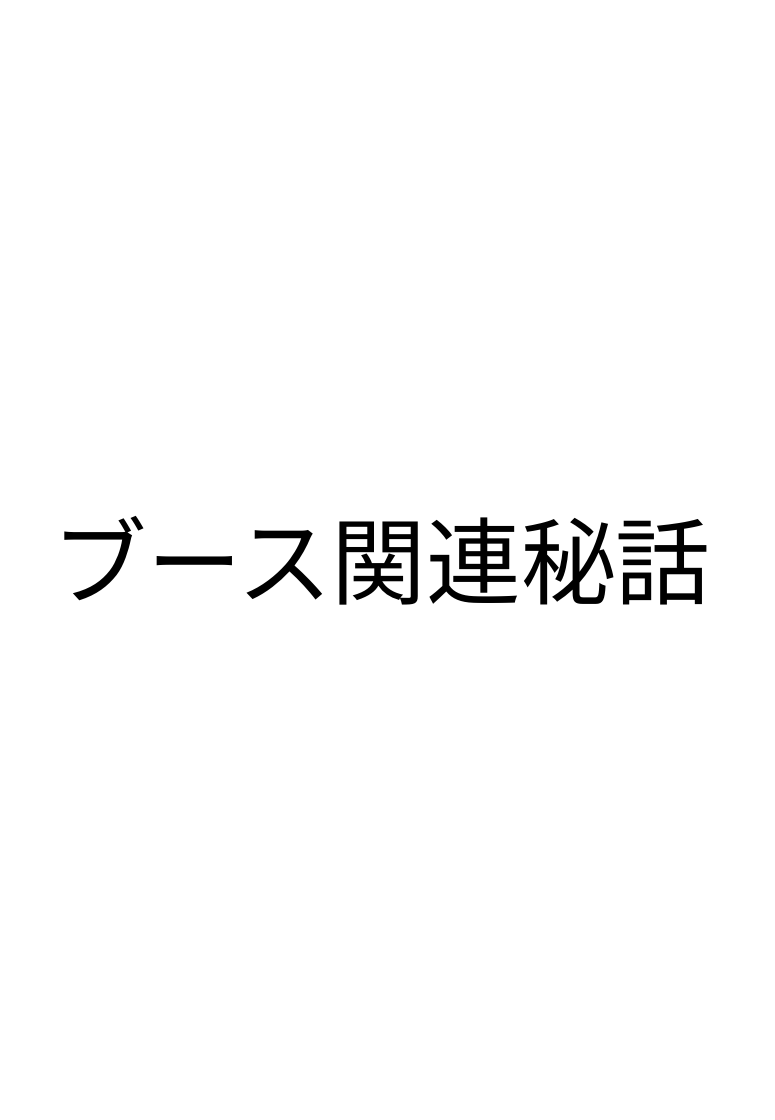
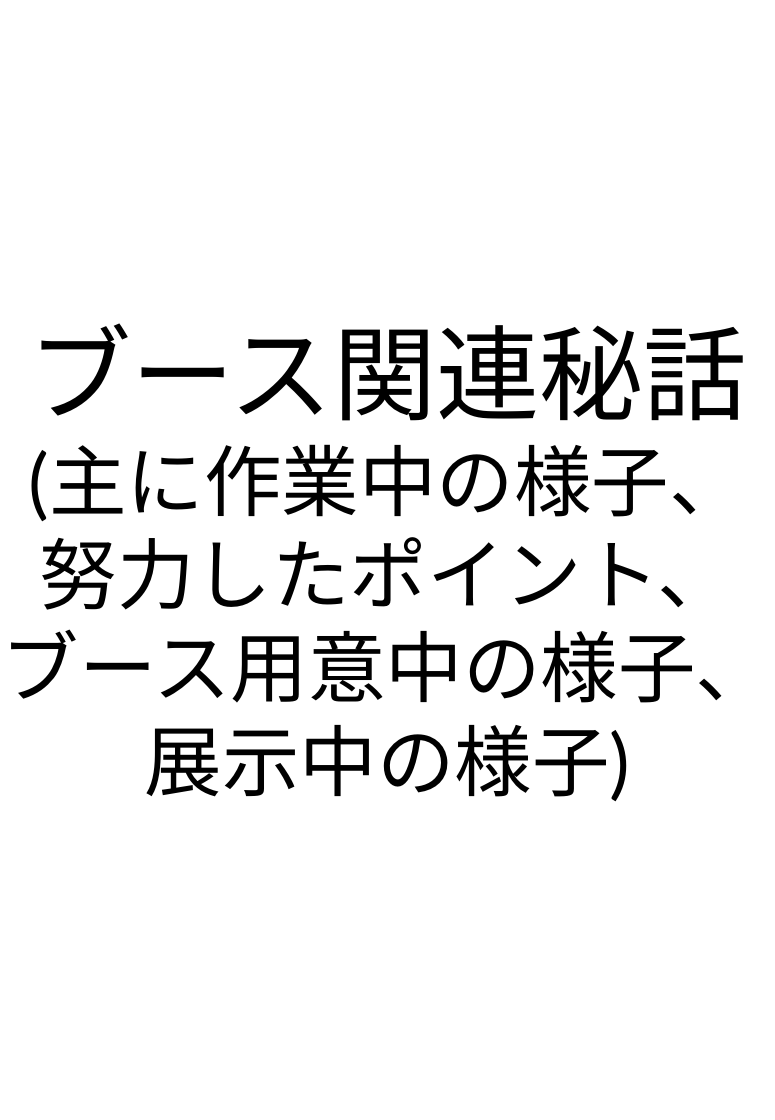
Before and after one commit to RitsukiObara/GraduationTeam, a slide deck: slide 11 of 07_Archive/Archive.pptx. Drawn at 775x1120 pixels with LibreOffice and Linux fonts; fonts in the diff are those of the drawing. Boxes give left, top, right and bottom in pixels: in the first picture for what was removed or moved away, otherwise in the second. Text is boxed around its words. In the diff, an @@ line names an element or a change of style, - is before the commit and + after.

```diff
--- a/07_Archive/Archive.pptx
+++ b/07_Archive/Archive.pptx
@@ text "ブース関連秘話": place and size @@
-text "ブース関連秘話" at bbox=[52, 516, 710, 605]
+text "ブース関連秘話" at bbox=[2, 323, 773, 801]
@@ text at bbox=[28, 323, 746, 421]: size 66 to 72 pt in "ブース関連秘話"; alignment left to centre @@
@@ text at bbox=[2, 444, 773, 801]: paragraphs added @@
+(主に作業中の様子、
+努力したポイント、
+ブース用意中の様子、
+展示中の様子)
```
Also in this commit, not shown: 5 other slides changed, 2 slides added, 2 slides removed.
